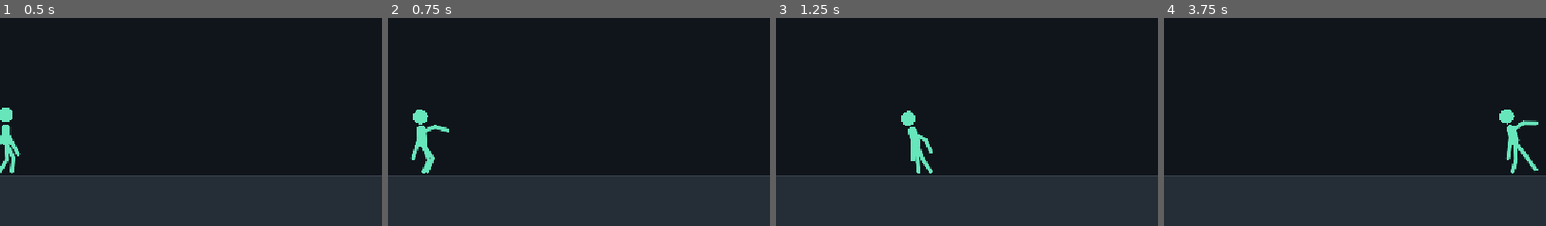
Above: before the commit, frames 1-4 (left to right).
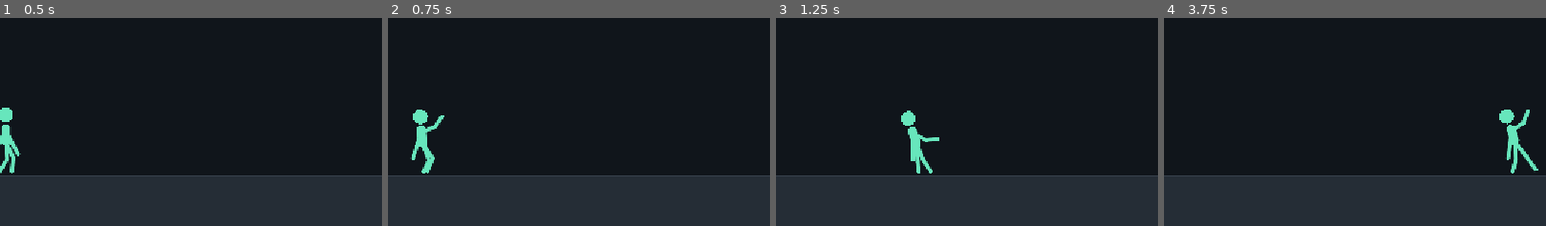
Above: after the commit, the same moments.

Repository: divanburke/ShadowSwap
Game: Godot game, scene res://main.tscn
The game is run twice, just before and just after one commit, with the same random seed, the same clock (stepped at 60 frames per second) and the same inputs.
Inputs:
- Up to frame 1 (0.5 s): no input
- Up to frame 2 (0.75 s): hold D from 0.53 s (still down); hold J from 0.53 s (still down)
- Up to frame 3 (1.25 s): keep holding D; keep holding J; tap W at 0.77 s
- Up to frame 4 (3.75 s): release J at 1.28 s; tap J at 1.35, 2.85 s; tap W at 1.52, 3.02 s; release D at 2.03 s; hold A 2.03-2.78 s; hold J 2.03-2.78 s; hold D from 2.78 s (still down); hold J from 3.53 s (still down)
The pictures show only the part of the screen within x 49-99%, y 50-100%; the shares and areas given below are measured in that part.

Frame 1 is identical in both runs. In frame 2, 0.1% of the frame differs, in the area x 12-16%, y 46-56%; in frame 3, 0.1%; in frame 4, 0.2%, in the area x 93-98%, y 44-52%.

Commit message:
Flip forearm bend to opposite side

Diff:
--- a/scripts/fighter.gd
+++ b/scripts/fighter.gd
@@ -744,8 +744,10 @@
 		sin(upper_arm_angle)
 	)
 
+	# Bend the forearm to the opposite side of the upper arm,
+	# while keeping the same fixed 35 degree joint angle.
 	var forearm_direction = upper_direction.rotated(
-		UPPERCUT_ELBOW_ANGLE * facing
+		-UPPERCUT_ELBOW_ANGLE * facing
 	)
 
 	var shoulder = Vector2(0.0, SHOULDER_Y)
